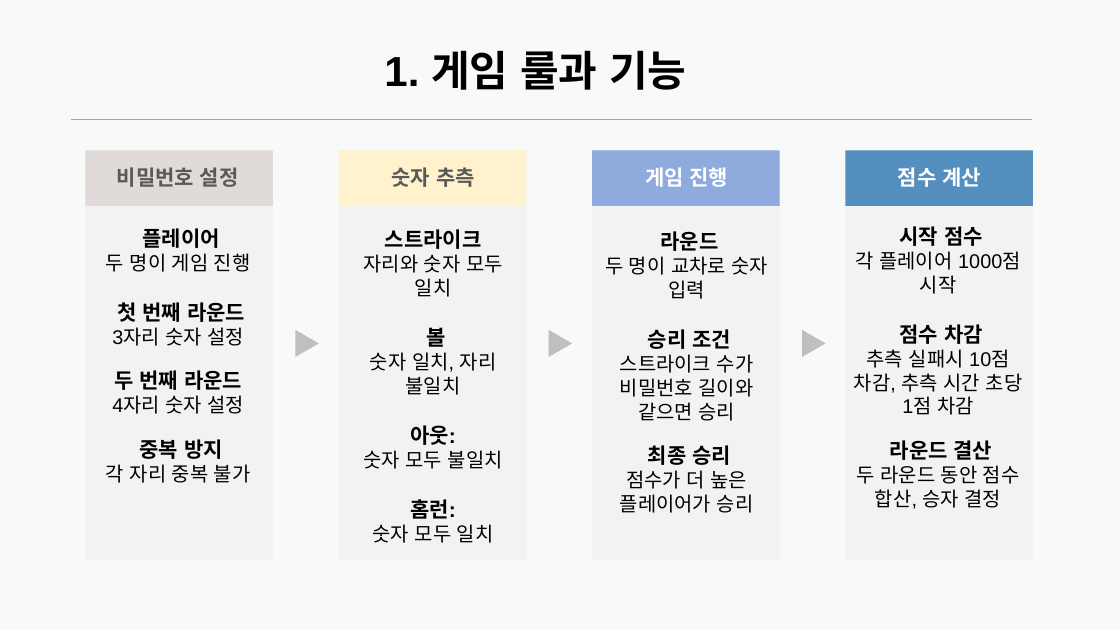
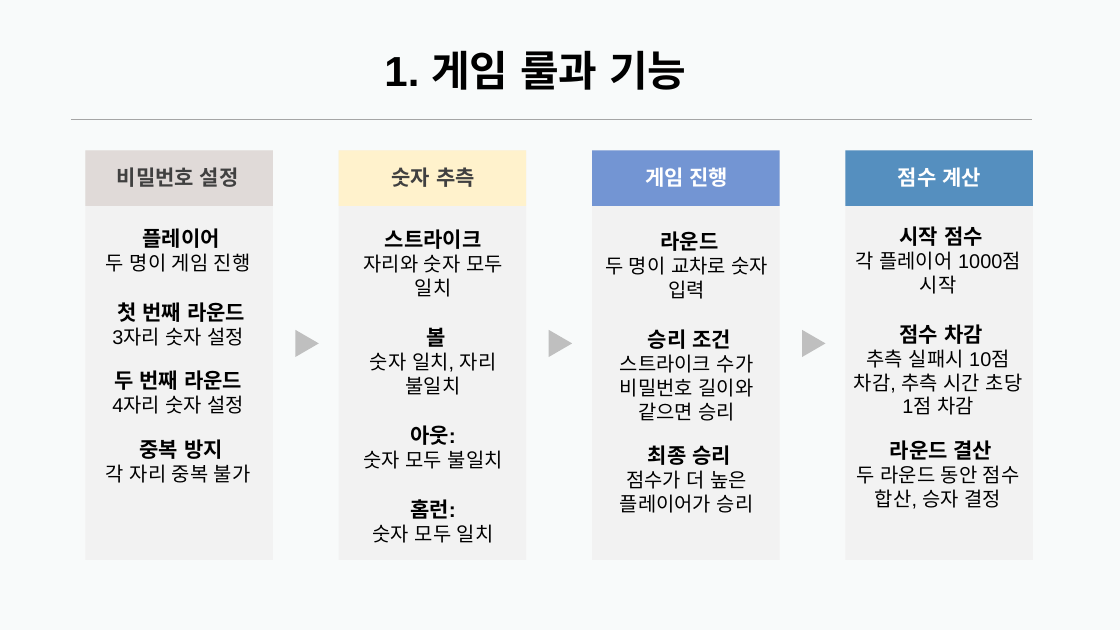
Before and after one commit to teitow/IoT_programming, a slide deck: slide 3 of Document/IoT프로그래밍 4조 최종 발표 및 시연.pptx. Drawn at 1120x630 pixels with LibreOffice and Linux fonts; fonts in the diff are those of the drawing. Boxes give left, top, right and bottom in pixels: in the first picture for what was removed or moved away, otherwise in the second. Text is boxed around its words. In the diff, an @@ line names an element or a change of style, - is before the commit and + after.

Commit message:
final

```diff
--- a/Document/IoT프로그래밍 4조 최종 발표 및 시연.pptx
+++ b/Document/IoT프로그래밍 4조 최종 발표 및 시연.pptx
@@ text "비밀번호 설정" at (117,167,239,187): text colour #595959 to #404040 @@
@@ text "숫자 추측" at (392,167,475,187): text colour #595959 to #404040 @@
@@ rectangle at (592,150,780,206): fill #8FAADC to #7395D3 @@
```
Also in this commit, not shown: 1 other slide changed, 1 slide added.
